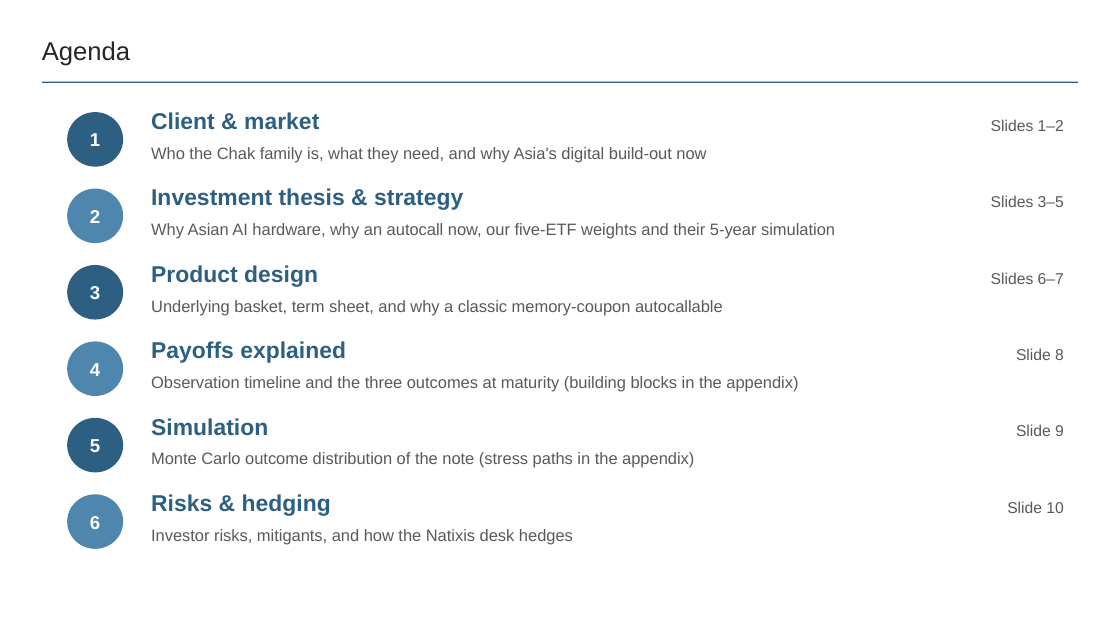
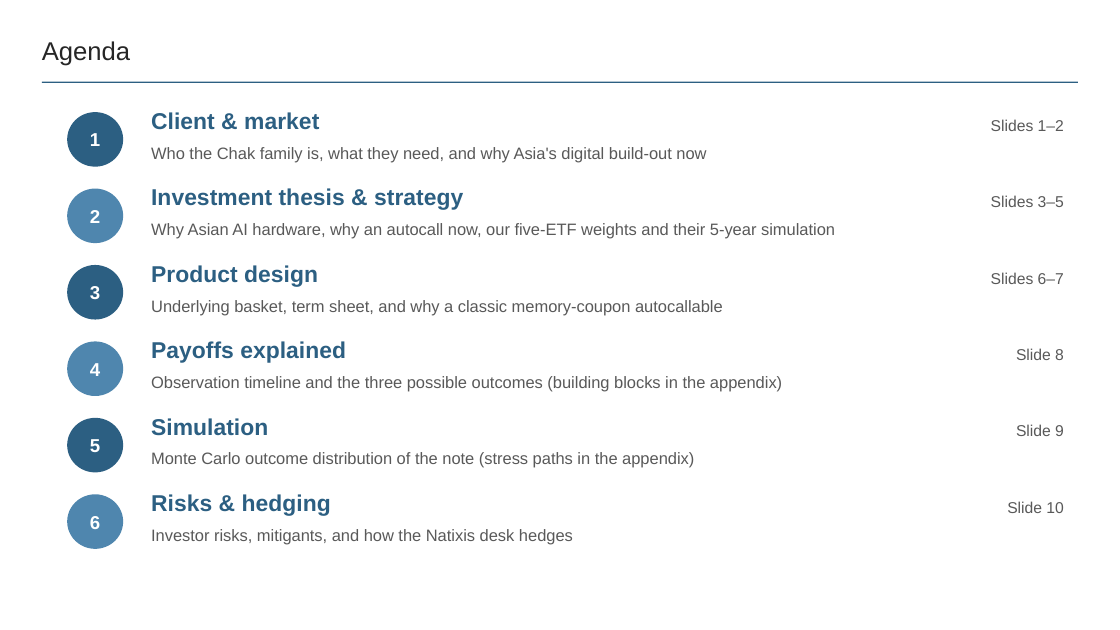
Before and after one commit to benjaminlhl/natixis-case-comp, a slide deck: slide 2 of deck/Asian-Digital-Autocallable-Note.pptx. Drawn at 1120x630 pixels with LibreOffice and Linux fonts; fonts in the diff are those of the drawing. Boxes give left, top, right and bottom in pixels: in the first picture for what was removed or moved away, otherwise in the second. Text is boxed around its words. In the diff, an @@ line names an element or a change of style, - is before the commit and + after.

```diff
--- a/deck/Asian-Digital-Autocallable-Note.pptx
+++ b/deck/Asian-Digital-Autocallable-Note.pptx
@@ text at <box>151,376,782,392</box>: text changed @@
-Observation timeline and the three outcomes at maturity (building blocks in the appendix)
+Observation timeline and the three possible outcomes (building blocks in the appendix)
```
Also in this commit, not shown: 12 other slides changed, 10 other files.
